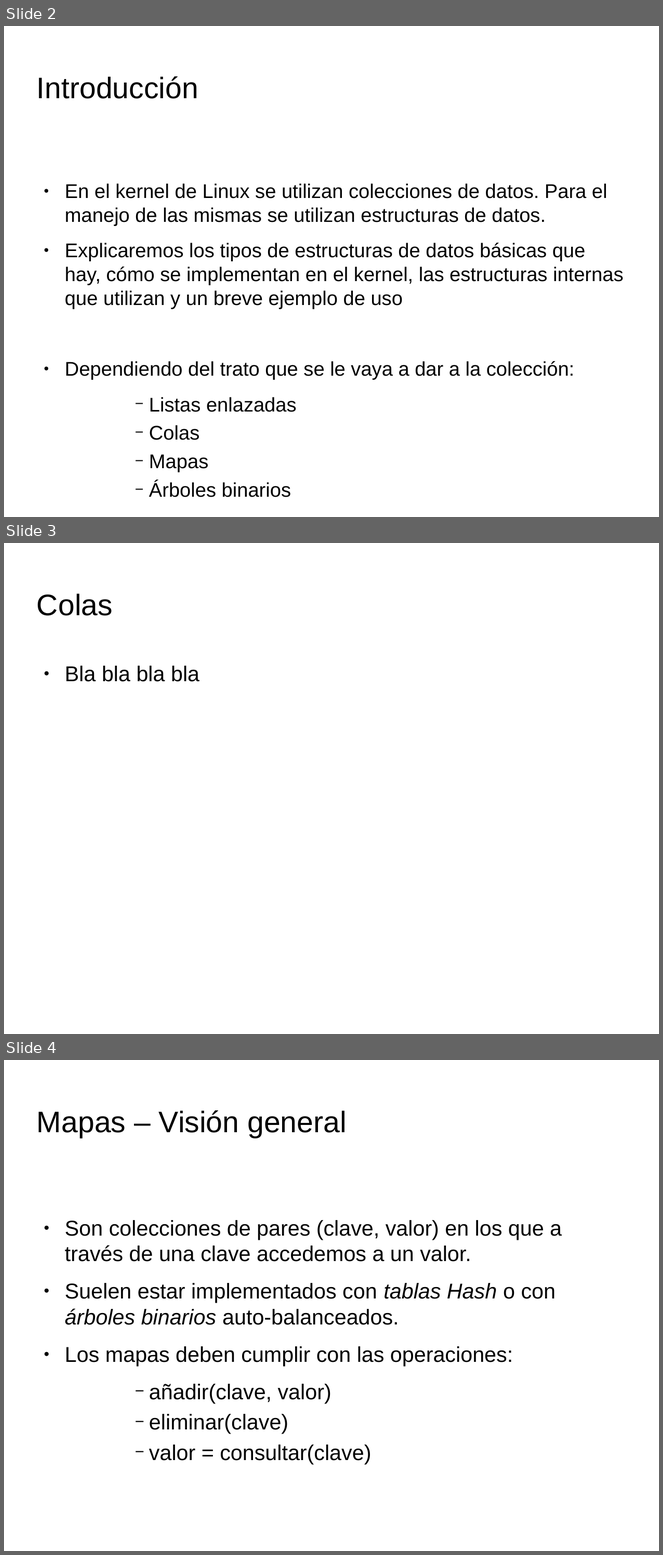
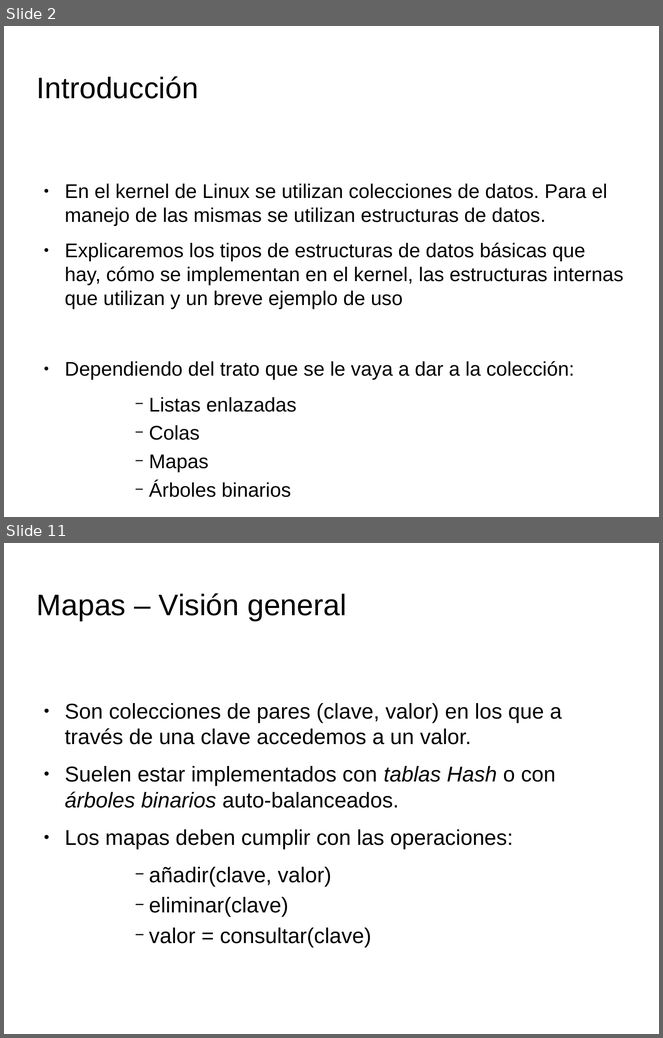
Before and after one commit to tombe85/lin, a slide deck: presentacion/EstructurasDeDatosKernelMigVersion.odp. Shown one above the other, each under a label of ours: slides 2, 3 and 4 before the commit, slides 2 and 11 after it; the slides between them are not shown. The pictures are 663x1555 and 663x1038 pixels, drawn with LibreOffice and Linux fonts; fonts in the diff are those of the drawing; background and template pictures are left out. Boxes give left, top, right and bottom in pixels: in the first picture for what was removed or moved away, otherwise in the second. Text is boxed around its words. In the diff, an @@ line names an element or a change of style, - is before the commit and + after.

Commit message:
Presentacion: añadidas diapos sobre colas en MiguelVersion

```diff
--- a/presentacion/EstructurasDeDatosKernelMigVersion.odp
+++ b/presentacion/EstructurasDeDatosKernelMigVersion.odp
@@ slide 3 removed at <box>4,543,659,1034</box>, background picture (left out) @@
@@ title removed at <box>37,593,113,616</box> @@
-Colas
@@ text removed at <box>65,666,200,682</box> @@
-● Bla bla bla bla
@@ what was slide 4 is now slide 11 @@
```
Also in this commit, not shown: 1 slide changed, 8 slides added, 1 other file.
